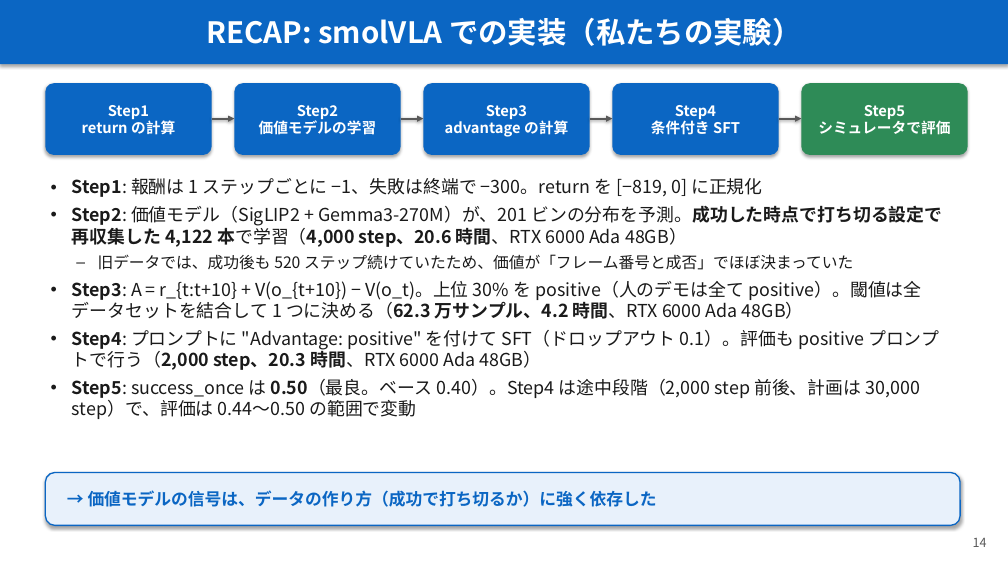
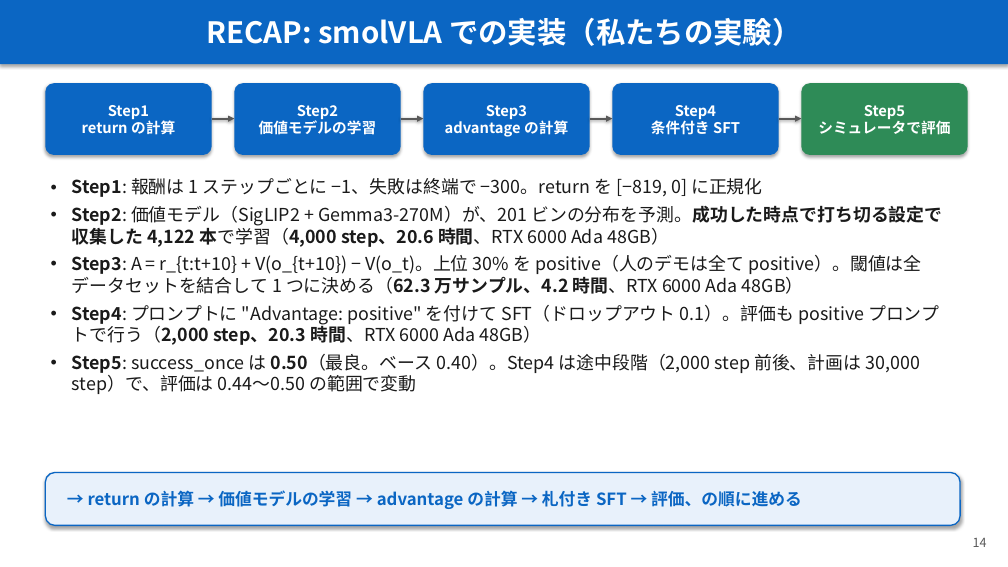
Before and after one commit to Junhand/libero_RL, a slide deck: slide 14 of docs/RECAP_STEAM_RLToken.pptx. Drawn at 1008x567 pixels with LibreOffice and Linux fonts; fonts in the diff are those of the drawing. Boxes give left, top, right and bottom in pixels: in the first picture for what was removed or moved away, otherwise in the second. Text is boxed around its words. In the diff, an @@ line names an element or a change of style, - is before the commit and + after.

```diff
--- a/docs/RECAP_STEAM_RLToken.pptx
+++ b/docs/RECAP_STEAM_RLToken.pptx
@@ text at (72,206,942,247): text changed @@
-• Step2: 価値モデル（SigLIP2 + Gemma3-270M）が、201 ビンの分布を予測。成功した時点で打ち切る設定で再収集した 4,122 本で学習（4,000 step、20.6 時間、RTX 6000 Ada 48GB）
-– 旧データでは、成功後も 520 ステップ続けていたため、価値が「フレーム番号と成否」でほぼ決まっていた
+• Step2: 価値モデル（SigLIP2 + Gemma3-270M）が、201 ビンの分布を予測。成功した時点で打ち切る設定で収集した 4,122 本で学習（4,000 step、20.6 時間、RTX 6000 Ada 48GB）
@@ text in rounded rectangle at (88,490,802,509): text changed @@
-→ 価値モデルの信号は、データの作り方（成功で打ち切るか）に強く依存した
+→ return の計算 → 価値モデルの学習 → advantage の計算 → 札付き SFT → 評価、の順に進める
```
Also in this commit, not shown: 5 other slides changed, 1 other file.
